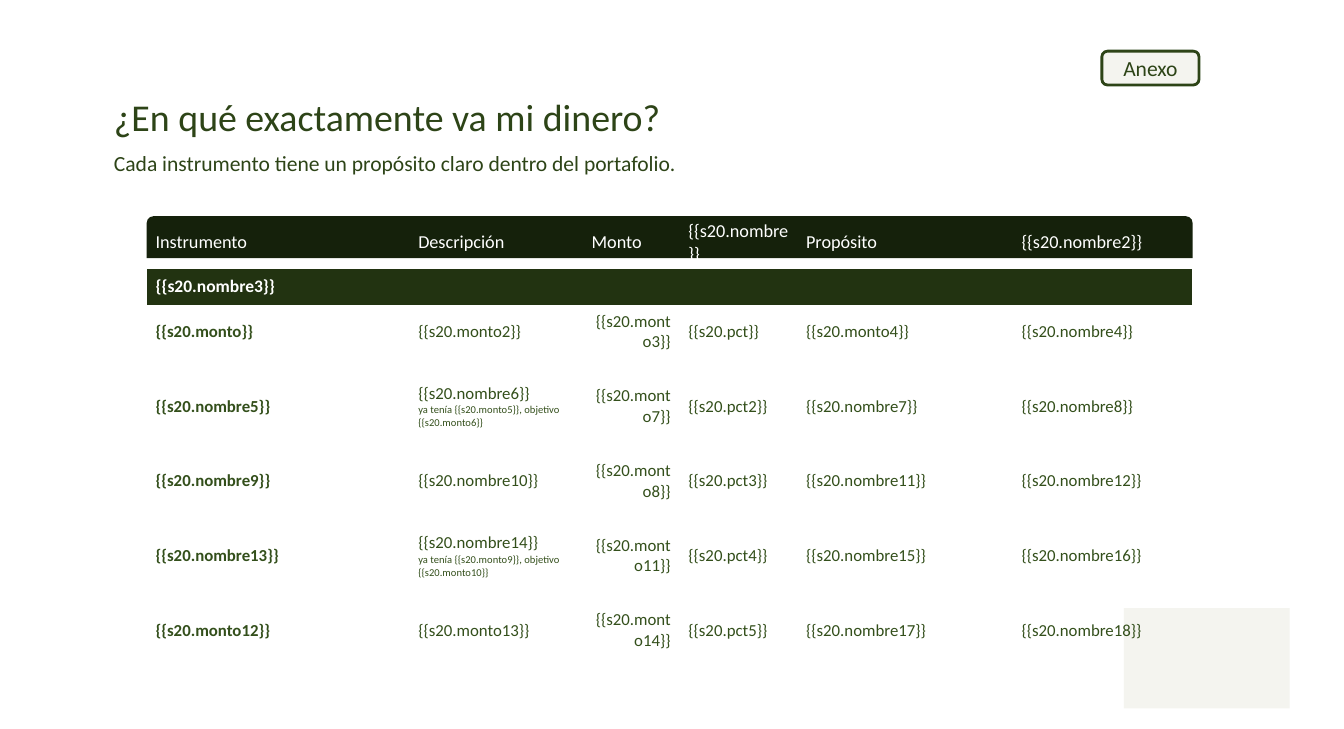
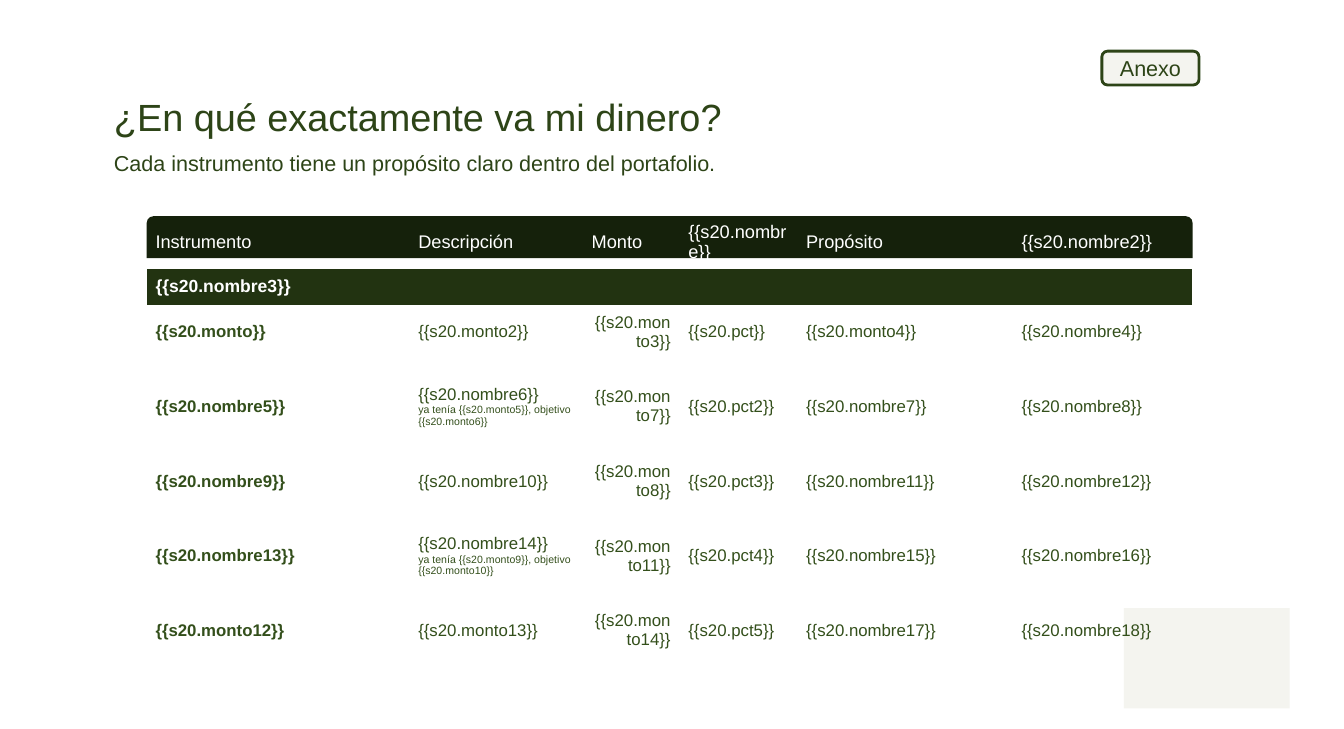
Before and after one commit to Shalkosss/sabbi, a slide deck: slide 20 of packages/export/pptx/replica/template.pptx. Drawn at 1344x729 pixels with LibreOffice and Linux fonts; fonts in the diff are those of the drawing; background and template pictures are left out. Boxes give left, top, right and bottom in pixels: in the first picture for what was removed or moved away, otherwise in the second. Text is boxed around its words. In the diff, an @@ line names an element or a change of style, - is before the commit and + after.

```diff
--- a/packages/export/pptx/replica/template.pptx
+++ b/packages/export/pptx/replica/template.pptx
@@ font Calibri to Arial in 3 elements at [114,103,721,138], [114,155,715,176], [1102,51,1199,86] @@
@@ table at [146,216,1193,672] @@
@@ font Calibri to Arial @@
```
Also in this commit, not shown: 21 other slides changed, 1 other file.
